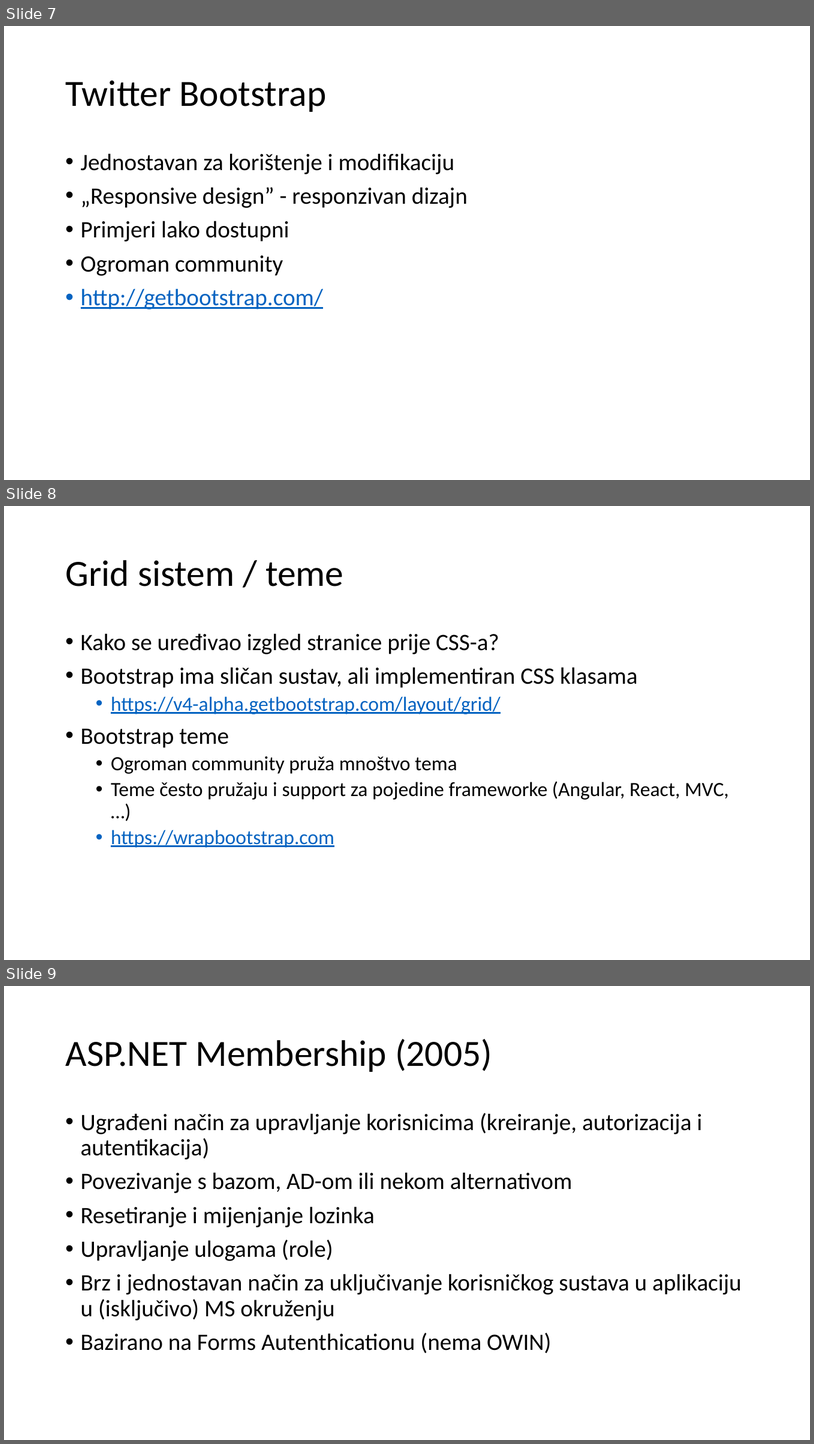
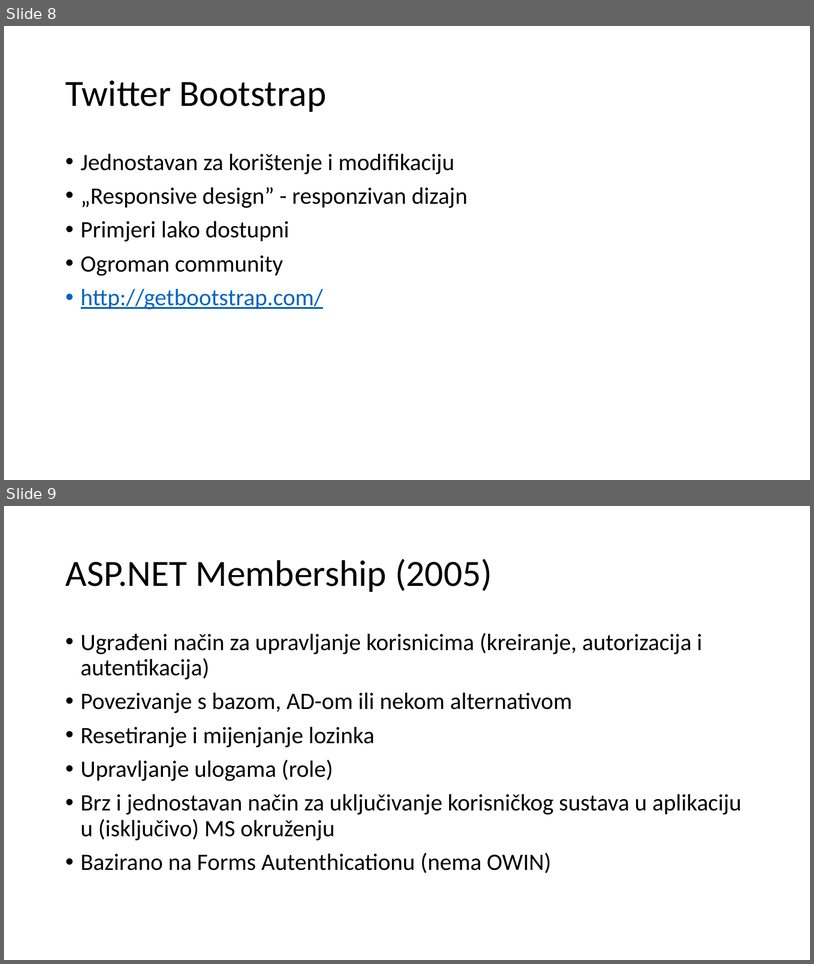
Before and after one commit to mmssniper/angular-workshop, a slide deck: prezentacije/1-1 Uvod i SPA aplikacije.pptx. Shown one above the other, each under a label of ours: slides 7, 8 and 9 before the commit, slides 8 and 9 after it. The pictures are 814x1444 and 814x964 pixels, drawn with LibreOffice and Linux fonts; fonts in the diff are those of the drawing. Boxes give left, top, right and bottom in pixels: in the first picture for what was removed or moved away, otherwise in the second. Text is boxed around its words. In the diff, an @@ line names an element or a change of style, - is before the commit and + after.

```diff
--- a/prezentacije/1-1 Uvod i SPA aplikacije.pptx
+++ b/prezentacije/1-1 Uvod i SPA aplikacije.pptx
@@ slide 8 removed at bbox=[4, 506, 810, 960], background #FFFFFF @@
@@ title removed at bbox=[65, 560, 344, 586] @@
-Grid sistem / teme
@@ text removed at bbox=[81, 633, 729, 847] @@
-• Kako se uređivao izgled stranice prije CSS-a?
-• Bootstrap ima sličan sustav, ali implementiran CSS klasama
-  • https://v4-alpha.getbootstrap.com/layout/grid/
-• Bootstrap teme
-  • Ogroman community pruža mnoštvo tema
-  • Teme često pružaju i support za pojedine frameworke (Angular, React, MVC, …)
-  • https://wrapbootstrap.com
@@ what was slide 7 is now slide 8 @@
```
Also in this commit, not shown: 1 slide changed, 1 slide added, 2 other files.
